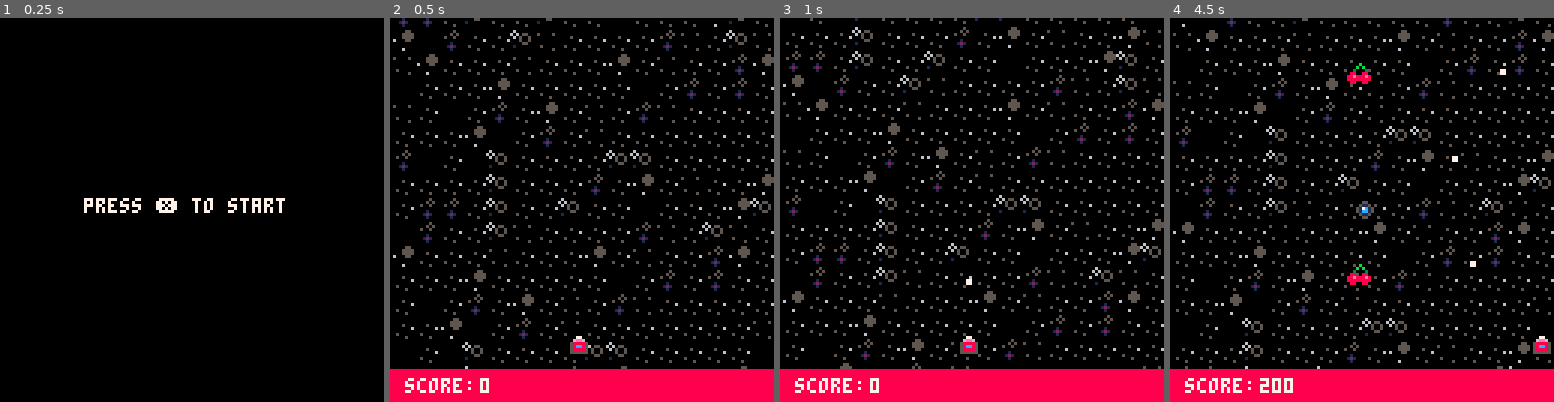
Above: before the commit, frames 1-4 (left to right).
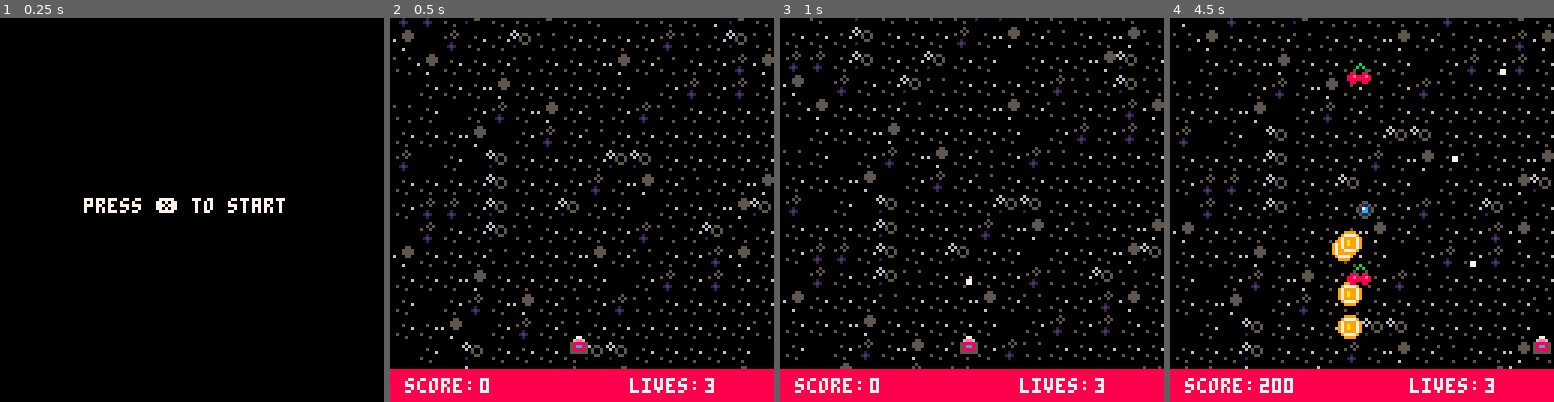
Above: after the commit, the same moments.

Repository: kris-pearman/Space-Fluff
Game: PICO-8 cartridge game.p8
Same seed, same stepped clock (60 frames per second), same inputs: the game is played once before the commit and once after it.
Inputs:
- Up to frame 1 (0.25 s): no input
- Up to frame 2 (0.5 s): tap X (X key) at 0.33 s
- Up to frame 3 (1 s): tap O (Z key) at 0.7 s
- Up to frame 4 (4.5 s): tap X (X key) at 1.07, 1.85, 2.97, 4.08 s; hold Right 1.6-2.1 s; tap O (Z key) every 0.4 s from 1.7 to 4.1 s; hold Up 2.15-2.42 s; hold Right 2.47-3.03 s; hold Left 3.08-3.58 s; hold Down 3.63-3.97 s; hold Right from 4.02 s (still down)

Frame 1 is identical in both runs. In frame 2, 0.3% of the frame differs, in the area x 62-85%, y 93-98%; in frame 3, 0.3%; in frame 4, 1.4%, in the area x 42-85%, y 55-98%.

Commit message:
Implemented AI firing functionality and added a hurtbox for the player

Diff:
--- a/game.p8
+++ b/game.p8
@@ -6,7 +6,7 @@
 
 function _init()
     create_player_vars()
-    enemies = {}
+    enemies={}
     bullets={}
     game_state = "title"
     powerups={}
@@ -16,6 +16,7 @@
     background_array = {}
     background_tile_1_offset = 128
     background_tile_2_offset = 0
+    enemy_bullets = {}
 end
 
 function _update60()
@@ -27,6 +28,7 @@
         update_powerups()
         hide_dead_enemies()
         enemy_collision()
+        enemy_projectiles()
         cur_frame += 1
     end
 end
@@ -37,6 +39,7 @@
         print("press ❎ to start",28,60,white)
     else
         draw_background()
+        draw_enemy_projectiles()
         draw_player()
         draw_bullets()
         draw_hud()
@@ -108,6 +111,7 @@
 function check_game_started()
     if btnp(fire2) then
         game_state = "gameplay"
+        music(-1)
    end
 end
 
@@ -117,6 +121,7 @@
     player.x=59
     player.y=105
     player.score=0
+    player.lives=3
 end
 
 function create_powerup()
@@ -143,6 +148,8 @@
     rectfill(0,117,127,128,red)
     print("score:",5,120,white)
     print(player.score,30,120,white)
+    print("lives: ",80,120,white)
+    print(player.lives,105,120,white)
 end
 
 -->8
@@ -200,6 +207,13 @@
     enemy.value=200
     enemy.counter=0
     enemy.direction=1
+    enemy.spawn_time = cur_frame-1
+    enemy.attack={}
+    enemy.attack.freq = 0
+    enemy.attack.speed = 0
+    enemy.attack.direction = 0
+    enemy.attack.sprite = 0
+
     add(enemies, enemy)
 end
 
@@ -305,6 +319,40 @@
     end
 end
 
+function enemy_projectiles()
+    for enemy in all(enemies) do
+        if ((cur_frame - enemy.spawn_time)%60) == 0 then
+            create_enemy_bullet(enemy)
+        else
+        end
+    end
+    for enemy_bullet in all(enemy_bullets) do
+        enemy_bullet.y += 0.25
+        if enemy_bullet.y > 128 then
+            del(enemy_bullets,enemy_bullet)
+        end
+        if (enemy_bullet.y < player.y+7 and enemy_bullet.y+6 > player.y and enemy_bullet.x<player.x+7 and enemy_bullet.x+7>player.x) then
+            sfx(0)
+            del(enemy_bullets,enemy_bullet)
+            player.lives -= 1
+        end
+    end
+end
+
+function draw_enemy_projectiles()
+    for enemy_bullet in all(enemy_bullets) do
+        spr(enemy_bullet.sprite,enemy_bullet.x,enemy_bullet.y)
+    end
+    --rect(player.x,player.y,player.x+7,player.y+7,white) uncomment to see hitbox
+end
+
+function create_enemy_bullet(enemy)
+    local enemy_bullet = {}
+    enemy_bullet.x  = enemy.x
+    enemy_bullet.y  = enemy.y+3
+    enemy_bullet.sprite = 5
+    add(enemy_bullets, enemy_bullet)
+end
 
 -- function draw_enemy_hitbox () --testing where the hitbox is
 --     rect(enemy.x+1,enemy.y+7,enemy.x+6,enemy.y,white)
